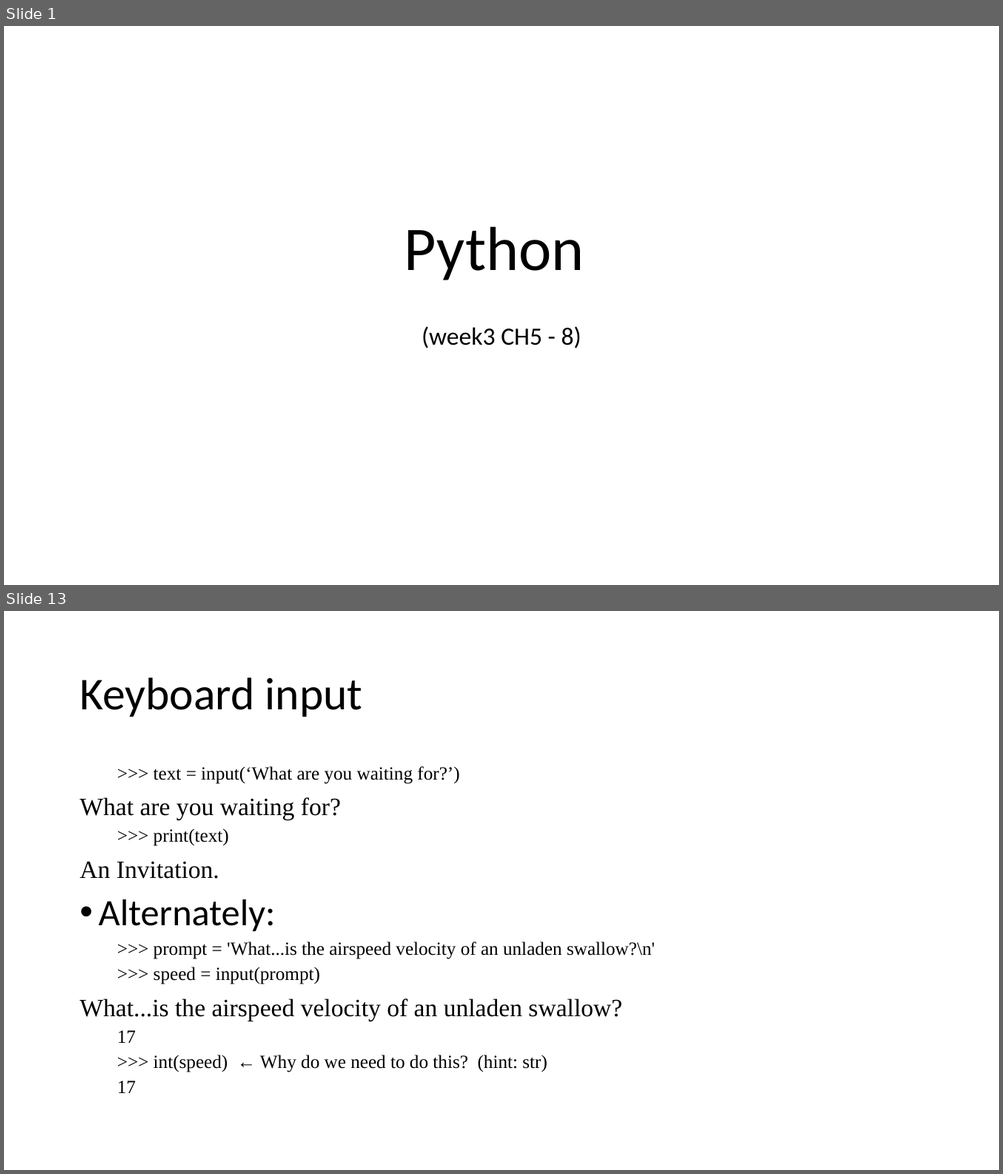
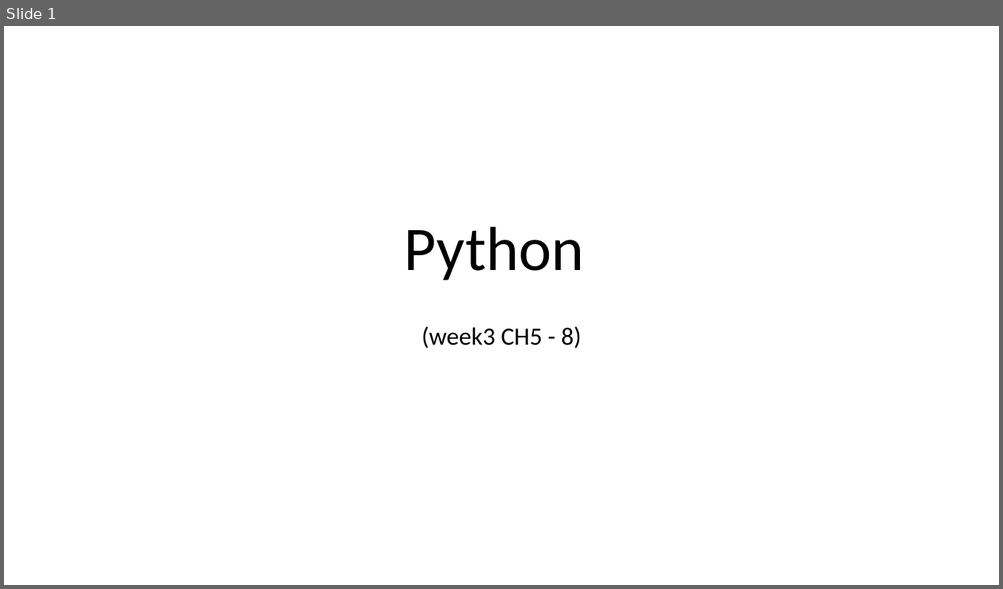
Before and after one commit to MobyAtTheo/PSG3, a slide deck: week05-ch9-15plus-pys.pptx. Shown one above the other, each under a label of ours: slides 1 and 13 before the commit, slide 1 after it; the slides between them are not shown. The pictures are 1003x1174 and 1003x589 pixels, drawn with LibreOffice and Linux fonts; fonts in the diff are those of the drawing. Boxes give left, top, right and bottom in pixels: in the first picture for what was removed or moved away, otherwise in the second. Text is boxed around its words. In the diff, an @@ line names an element or a change of style, - is before the commit and + after.

```diff
--- a/week05-ch9-15plus-pys.pptx
+++ b/week05-ch9-15plus-pys.pptx
@@ slide 13 removed at (4,611,999,1170), background #FFFFFF @@
@@ title removed at (79,678,363,717) @@
-Keyboard input
@@ text removed at (79,766,654,1093) @@
-  >>> text = input(‘What are you waiting for?’)
-What are you waiting for?
-  >>> print(text)
-An Invitation.
-• Alternately:
-  >>> prompt = 'What...is the airspeed velocity of an unladen swallow?\n'
-  >>> speed = input(prompt)
-What...is the airspeed velocity of an unladen swallow?
-  17
-  >>> int(speed) ← Why do we need to do this? (hint: str)
-  17
```
Also in this commit, not shown: 36 other slides removed.
